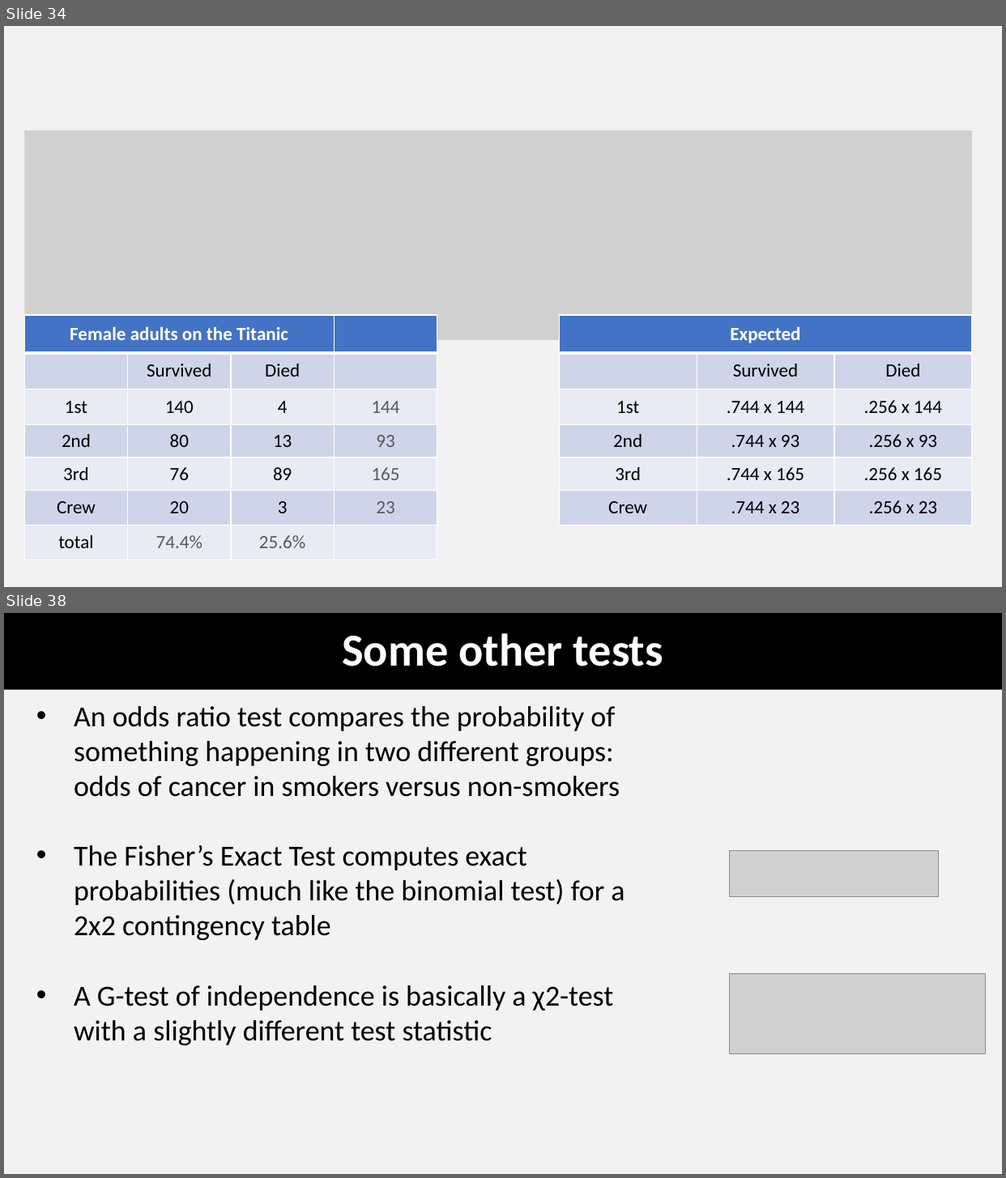
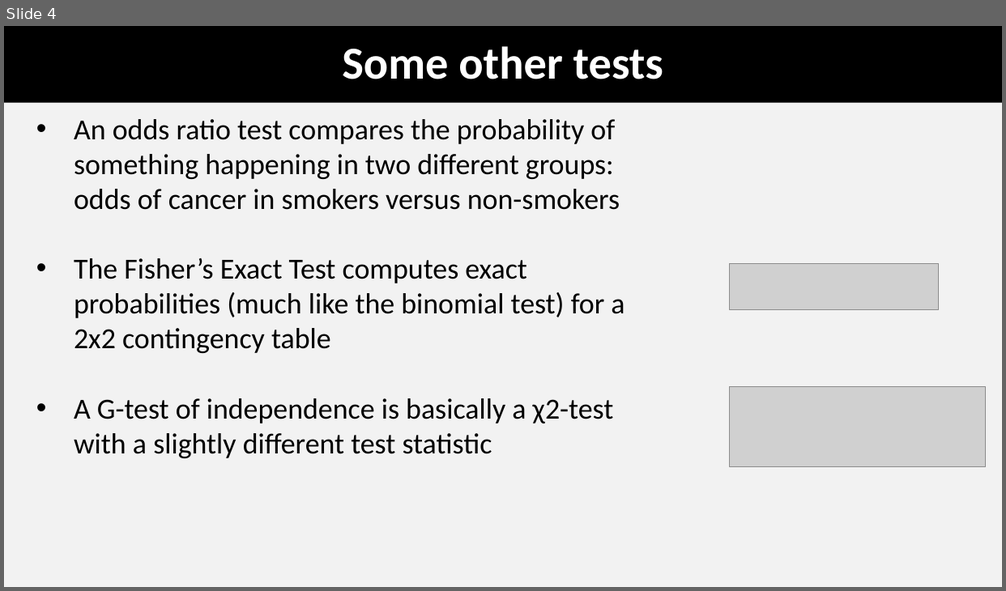
Before and after one commit to coleoguy/coleoguy.github.io, a slide deck: teaching/expdes/lectures/working/lec4.pptx. Shown one above the other, each under a label of ours: slides 34 and 38 before the commit, slide 4 after it; the slides between them are not shown. The pictures are 1006x1178 and 1006x591 pixels, drawn with LibreOffice and Linux fonts; fonts in the diff are those of the drawing; grey boxes stand for pictures. Boxes give left, top, right and bottom in pixels: in the first picture for what was removed or moved away, otherwise in the second. Text is boxed around its words. In the diff, an @@ line names an element or a change of style, - is before the commit and + after.

```diff
--- a/teaching/expdes/lectures/working/lec4.pptx
+++ b/teaching/expdes/lectures/working/lec4.pptx
@@ slide 34 removed at bbox=[4, 26, 1002, 587], background #F2F2F2 @@
@@ picture removed at bbox=[24, 130, 972, 340] @@
@@ table removed at bbox=[24, 315, 437, 561], 7 rows, 4 columns @@
-Female adults on the Titanic |  |  | 
- | Survived | Died | 
-1st | 140 | 4 | 144
-2nd | 80 | 13 | 93
-3rd | 76 | 89 | 165
-Crew | 20 | 3 | 23
-total | 74.4% | 25.6% | 
@@ table removed at bbox=[560, 315, 973, 525], 6 rows, 3 columns @@
-Expected |  | 
- | Survived | Died
-1st | .744 x 144 | .256 x 144
-2nd | .744 x 93 | .256 x 93
-3rd | .744 x 165 | .256 x 165
-Crew | .744 x 23 | .256 x 23
@@ what was slide 38 is now slide 4 @@
```
Also in this commit, not shown: 33 other slides removed, 10 other files.
